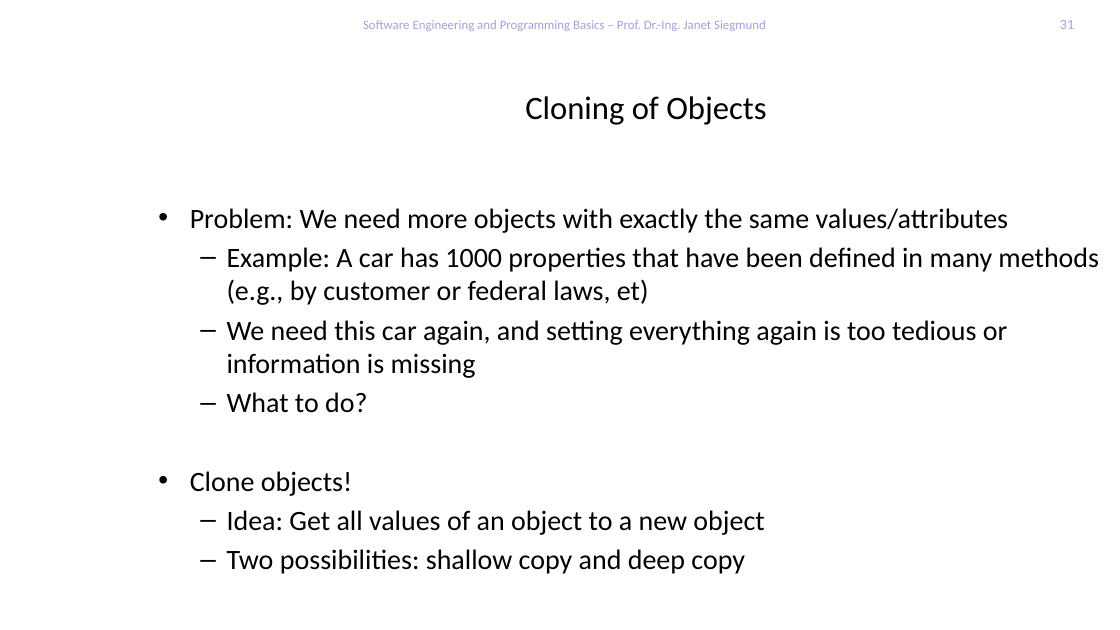
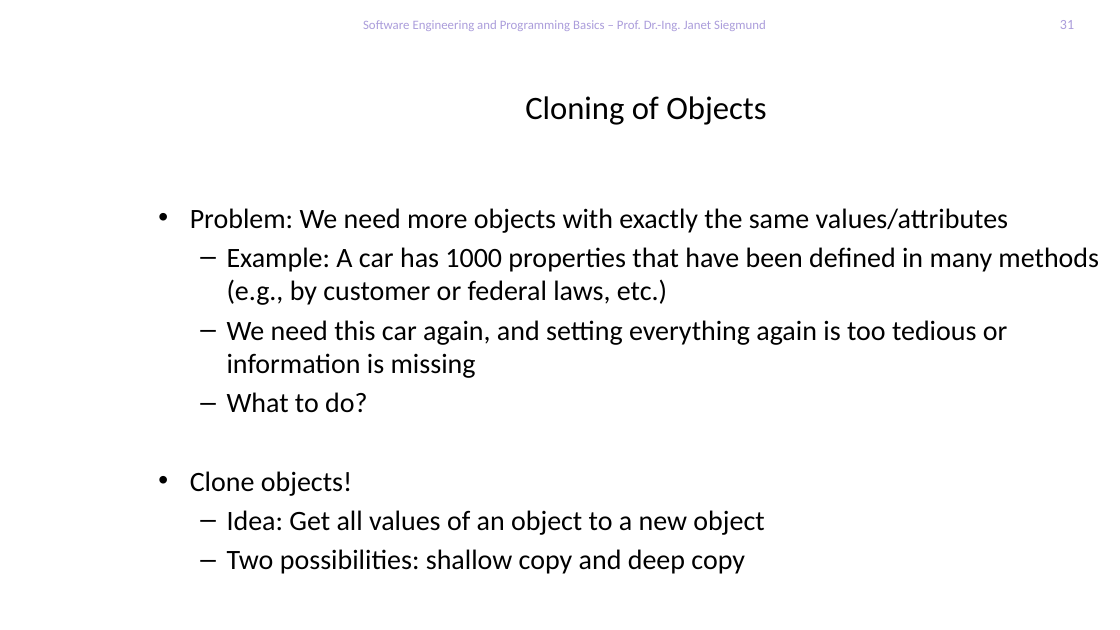
Before and after one commit to feigensp/lehre, a slide deck: slide 31 of se_prog/slides/06_HeapStackParameterCloning.pptx. Drawn at 1120x630 pixels with LibreOffice and Linux fonts; fonts in the diff are those of the drawing; background and template pictures are left out. Boxes give left, top, right and bottom in pixels: in the first picture for what was removed or moved away, otherwise in the second. Text is boxed around its words. In the diff, an @@ line names an element or a change of style, - is before the commit and + after.

```diff
--- a/se_prog/slides/06_HeapStackParameterCloning.pptx
+++ b/se_prog/slides/06_HeapStackParameterCloning.pptx
@@ text at [227,247,1099,305]: text changed @@
-  – Example: A car has 1000 properties that have been defined in many methods (e.g., by customer or federal laws, et)
+  – Example: A car has 1000 properties that have been defined in many methods (e.g., by customer or federal laws, etc.)
```
Also in this commit, not shown: 2 other files.
